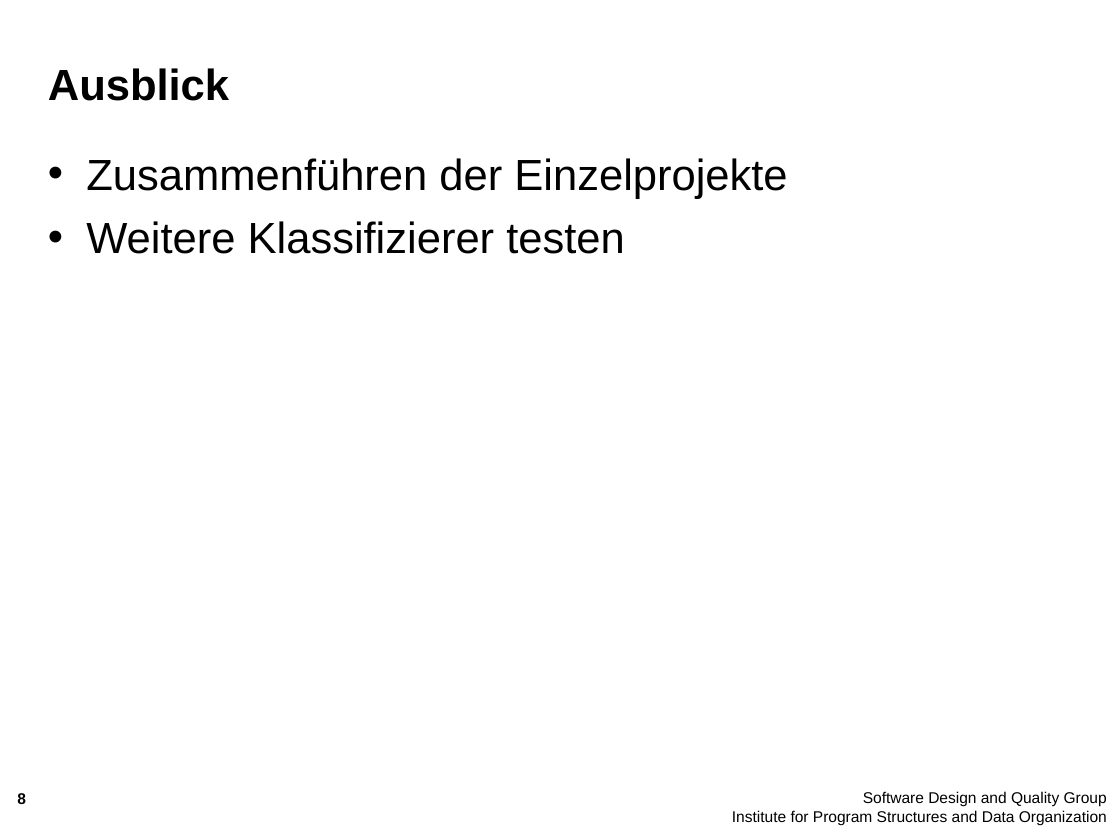
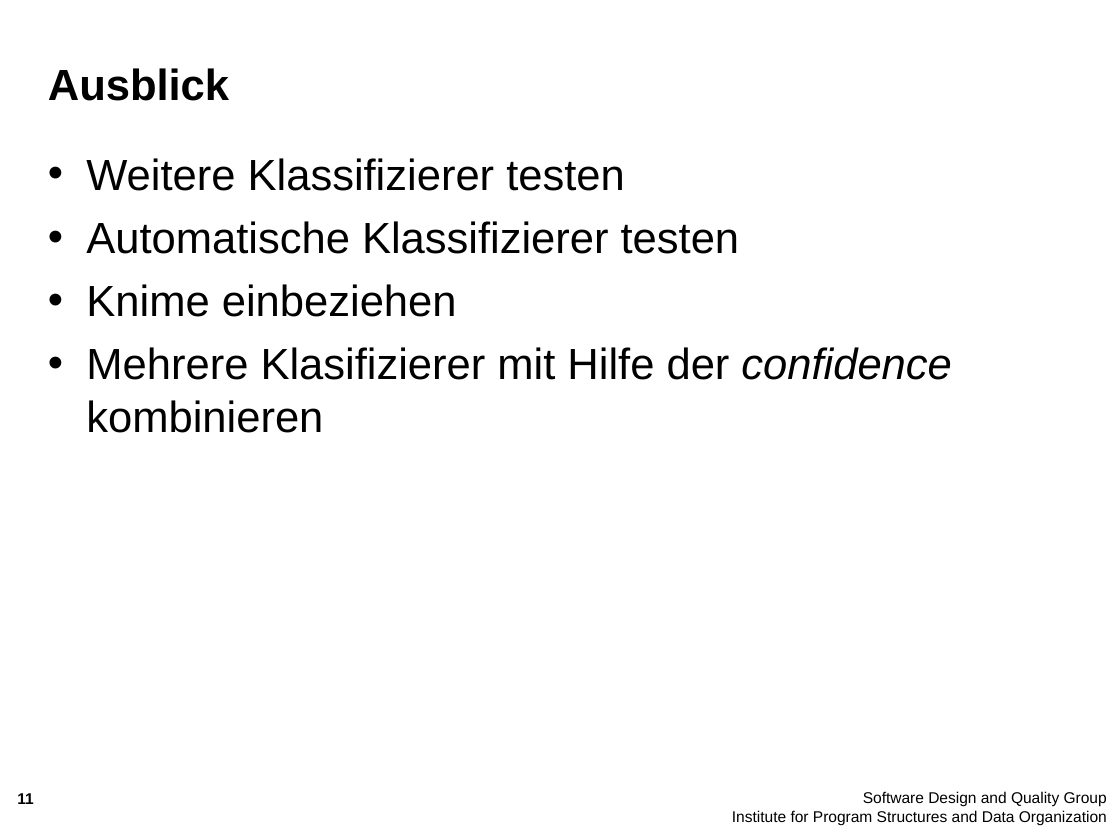
Before and after one commit to majdi14789/dwm10, a slide deck: slide 11 of Zwischenpräsentation/Zwischenstand.ppt (slide 8 before the commit). Drawn at 1120x840 pixels with LibreOffice and Linux fonts; fonts in the diff are those of the drawing; background and template pictures are left out. Boxes give left, top, right and bottom in pixels: in the first picture for what was removed or moved away, otherwise in the second. Text is boxed around its words. In the diff, an @@ line names an element or a change of style, - is before the commit and + after.

```diff
--- a/Zwischenpräsentation/Zwischenstand.ppt
+++ b/Zwischenpräsentation/Zwischenstand.ppt
@@ text at (86, 158, 787, 199): paragraph removed @@
-• Zusammenführen der Einzelprojekte
@@ text at (86, 221, 951, 433): paragraphs added @@
+• Automatische Klassifizierer testen
+• Knime einbeziehen
+• Mehrere Klasifizierer mit Hilfe der confidence kombinieren
@@ page number at (17, 793, 33, 804): text changed @@
-8
+11
```
Also in this commit, not shown: 5 other slides changed, 3 slides added.
